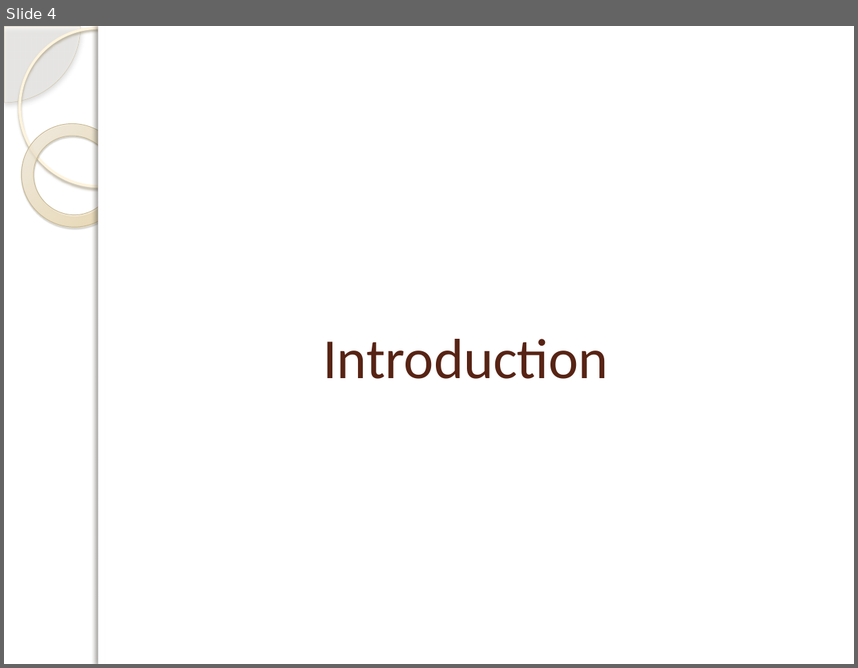
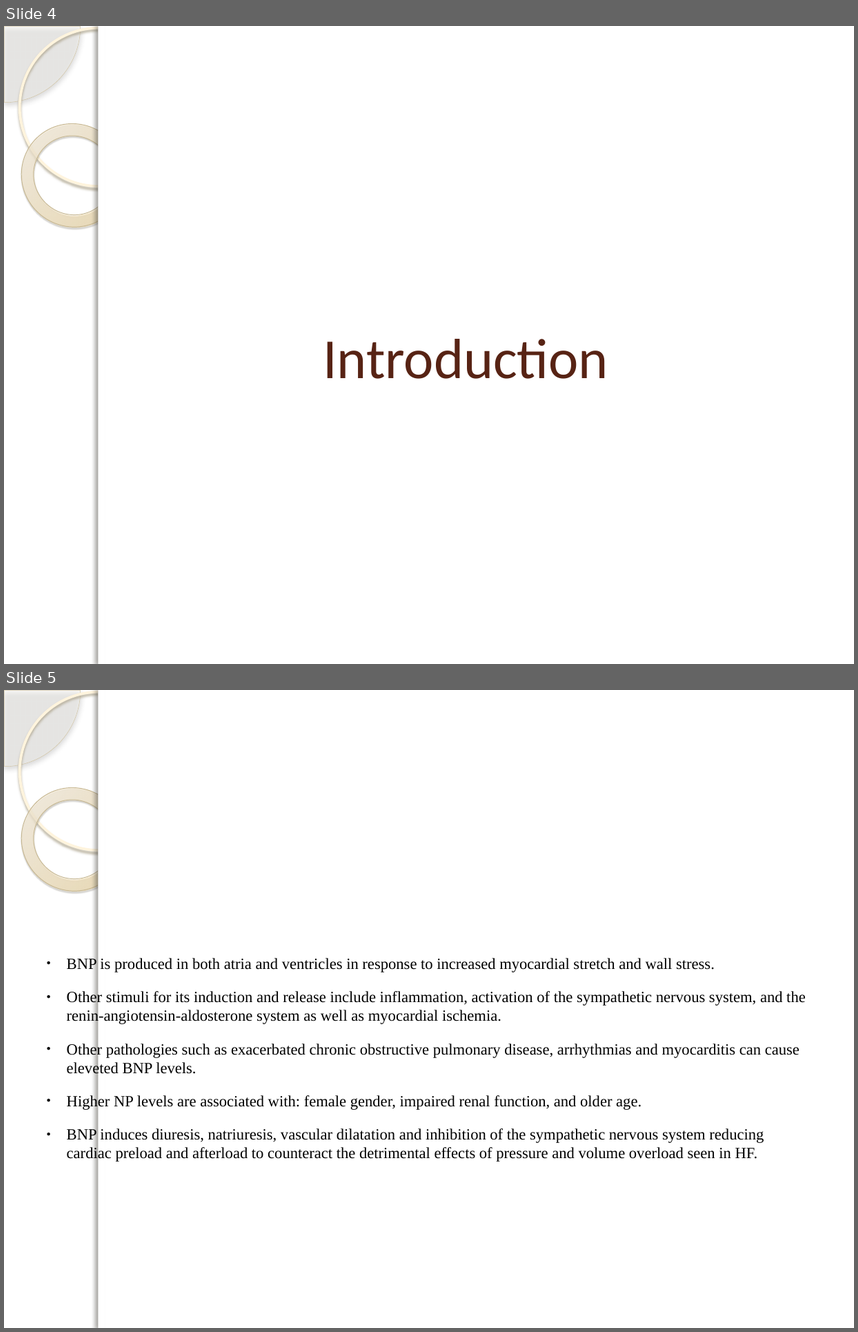
Before and after one commit to DrIbrahimAli/MDThesis, a slide deck: presentation/presentation.pptx. Shown one above the other, each under a label of ours: slide 4 before the commit, slides 4 and 5 after it. The pictures are 858x668 and 858x1332 pixels, drawn with LibreOffice and Linux fonts; fonts in the diff are those of the drawing; background and template pictures are left out. Boxes give left, top, right and bottom in pixels: in the first picture for what was removed or moved away, otherwise in the second. Text is boxed around its words. In the diff, an @@ line names an element or a change of style, - is before the commit and + after.

```diff
--- a/presentation/presentation.pptx
+++ b/presentation/presentation.pptx
@@ slide 5 added at [4,690,854,1328], background picture (left out); not listed: 5 template elements that a slide beside it also shows @@
@@ text added at [67,956,806,1162], 13.3 pt, text #000000 @@
+● BNP is produced in both atria and ventricles in response to increased myocardial stretch and wall stress.
+● Other stimuli for its induction and release include inflammation, activation of the sympathetic nervous system, and the renin-angiotensin-aldosterone system as well as myocardial ischemia.
+● Other pathologies such as exacerbated chronic obstructive pulmonary disease, arrhythmias and myocarditis can cause eleveted BNP levels.
+● Higher NP levels are associated with: female gender, impaired renal function, and older age.
+● BNP induces diuresis, natriuresis, vascular dilatation and inhibition of the sympathetic nervous system reducing cardiac preload and afterload to counteract the detrimental effects of pressure and volume overload seen in HF.
```
Also in this commit, not shown: 26 other slides changed, 5 other slides added, 2 slides removed.
